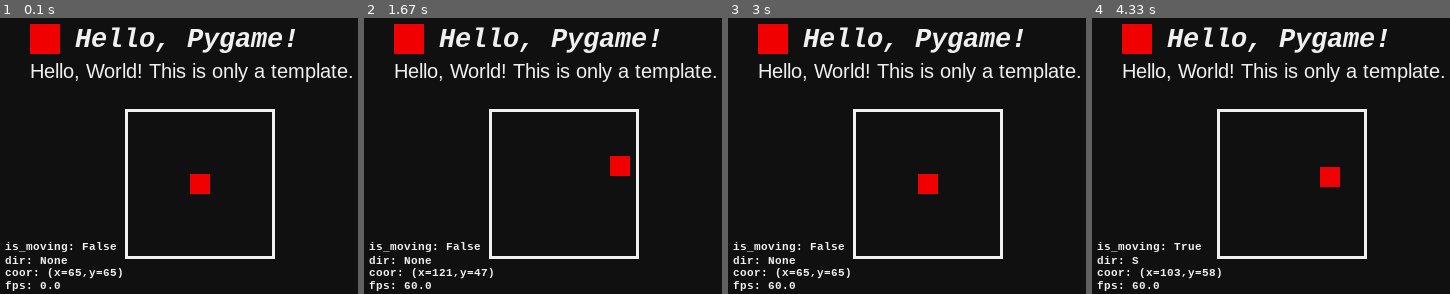
Above: before the commit, frames 1-4 (left to right).
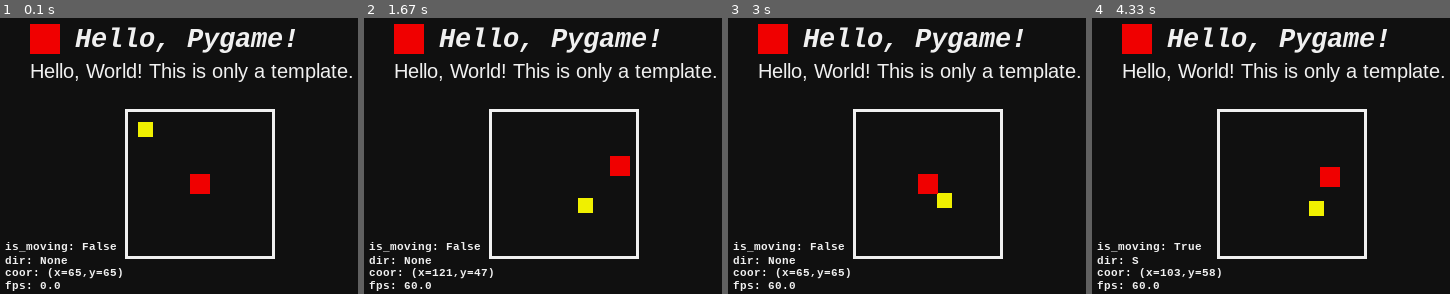
Above: after the commit, the same moments.

Repository: BynJerL/Pygame-Experiment
Game: pygame game, started from hello_world.py
Two runs of this game, one before a commit and one after it. Both use one fixed random seed, a clock stepped at 60 frames per second and the inputs below.
Inputs:
- Up to frame 1 (0.1 s): no input
- Up to frame 2 (1.67 s): hold Right 0.33-0.8 s; hold Up 0.83-1.13 s; hold Right 1.17-1.63 s
- Up to frame 3 (3 s): hold Left 1.67-2.2 s; hold Down 2.23-2.53 s; hold Left 2.57-2.97 s
- Up to frame 4 (4.33 s): hold Up 3-3.37 s; hold Right 3.4-4.03 s; hold Down from 4.07 s (still down)

The runs differ from the first frame. In frame 1, 0.2% of the frame differs, in the area x 38-43%, y 37-44%; in frame 2, 0.2%; in frame 3, 0.2%; in frame 4, 0.2%.

Commit message:
Add Follower for more interacivity.

Diff:
--- a/hello_world.py
+++ b/hello_world.py
@@ -12,6 +12,15 @@
         self.isMoving = False
         self.direction = None
 
+    def getSprite(self):
+        leftLimit = WINDOW_WIDTH // 2 - 75
+        rightLimit = WINDOW_WIDTH // 2 + 75 - self.width
+        topLimit = 115
+        bottomLimit = topLimit + 150 - self.height
+        absX = min(rightLimit, max(leftLimit, self.posX + leftLimit))
+        absY = min(bottomLimit, max(topLimit, self.posY + topLimit))
+        return pg.Rect(int(absX), int(absY), self.width, self.height)
+
     def draw(self):
         leftLimit = WINDOW_WIDTH // 2 - 75
         rightLimit = WINDOW_WIDTH // 2 + 75
@@ -19,7 +28,7 @@
         bottomLimit = 265
         absX = min(rightLimit, max(leftLimit, self.posX + leftLimit))
         absY = min(bottomLimit, max(topLimit, self.posY + topLimit))
-        sprite = pg.Rect(absX, absY, self.width, self.height)
+        sprite = pg.Rect(int(absX), int(absY), self.width, self.height)
         pg.draw.rect(root, (240, 0, 0), sprite)
 
     def moveLeft(self):
@@ -69,6 +78,52 @@
         self.isMoving = False
         self.direction = None
 
+class Follower:
+    def __init__(self, width: int = 15, height: int = 15, speed: float = 1.0):
+        self.width = width
+        self.height = height
+        self.speed = speed
+        self.posX = 10
+        self.posY = 10
+
+    def _arenaLimits(self):
+        return (WINDOW_WIDTH // 2 - 75, 115) # (x, y)
+
+    def getSprite(self):
+        leftLimit, topLimit = self._arenaLimits()
+        rightLimit, bottomLimit = (leftLimit + 150 - self.width, topLimit + 150 - self.height)
+        absX = min(rightLimit, max(leftLimit, leftLimit + self.posX))
+        absY = min(bottomLimit, max(topLimit, topLimit + self.posY))
+        return pg.Rect(int(absX), int(absY), self.width, self.height)
+
+    def update(self, player: "Player"):
+        if self.getSprite().colliderect(player.getSprite()):
+            return
+
+        tX = player.posX + player.width // 2
+        tY = player.posY + player.height // 2
+        rX = self.posX + self.width // 2
+        rY = self.posY + self.height // 2
+
+        dx = tX - rX
+        dy = tY - rY
+        drSq = dx ** 2 + dy ** 2
+        if drSq == 0:
+            return
+
+        dr = drSq ** 0.5
+        stepX = (dx / dr) * self.speed
+        stepY = (dy / dr) * self.speed
+
+        self.posX += stepX
+        self.posY += stepY
+
+        self.posX = min(150 - self.width, max(0, self.posX))
+        self.posY = min(150 - self.height, max(0, self.posX))
+
+    def draw(self):
+        pg.draw.rect(root, (240, 240, 0), self.getSprite())
+
 # SETUPS
 WINDOW_CAPTION = "Hello Pygame"
 WINDOW_WIDTH = 400
@@ -94,6 +149,7 @@
 
 # OBJECT DRAW
 player = Player()
+follower = Follower()
 arena = pg.Rect(WINDOW_WIDTH // 2 - 75, 115, 150, 150)
 pg.draw.rect(root, (240, 0, 0), pg.Rect(30, 30, 30, 30))
 pg.draw.rect(root, BASE_TEXT_COLOR, arena, 3)
@@ -133,6 +189,7 @@
         player.moveRight()
 
     player.getDirection()
+    follower.update(player)
 
     if player.direction == None:
         player.isMoving = False
@@ -143,6 +200,7 @@
 
     root.fill(BASE_BG_COLOR, arena)
     pg.draw.rect(root, BASE_TEXT_COLOR, arena, 3)
+    follower.draw()
     player.draw()
 
     clock.tick(FPS)
